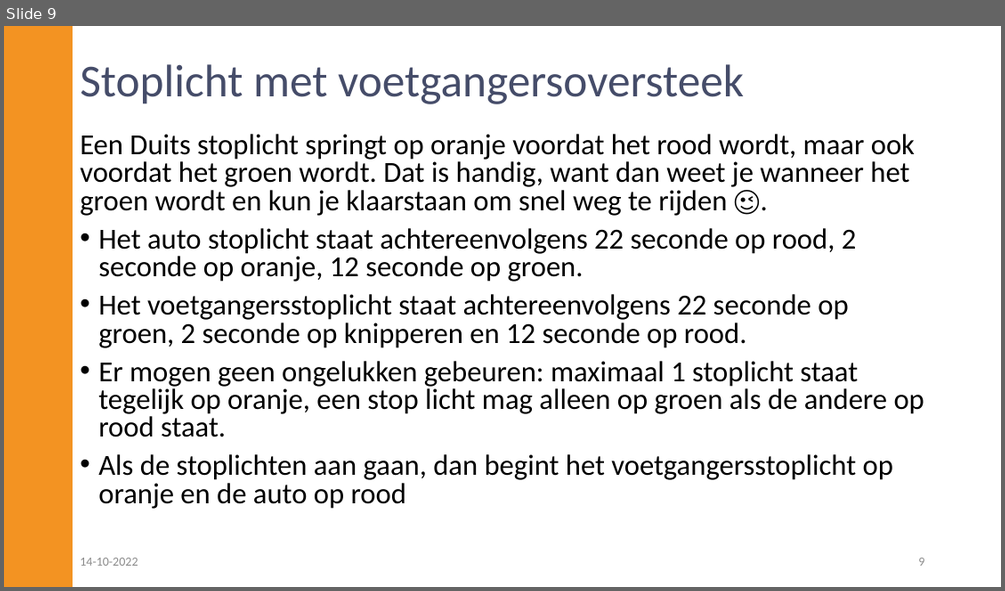
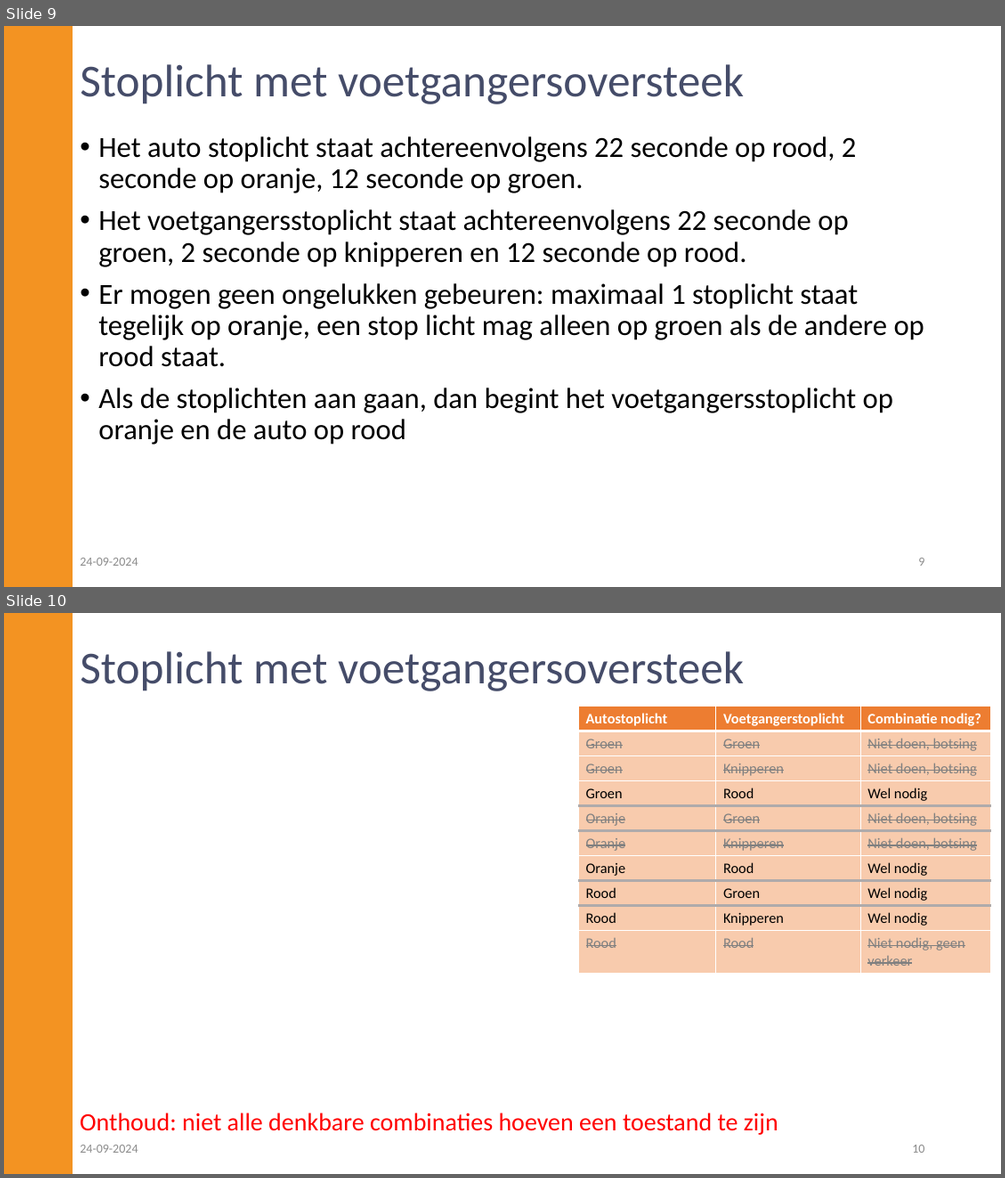
Before and after one commit to emmauscollege/emmauscollege.github.io, a slide deck: methode/static/theorie/robotica/robotica_toestandsdiagrammen_lespresentatie.pptx. Shown one above the other, each under a label of ours: slide 9 before the commit, slides 9 and 10 after it. The pictures are 1005x591 and 1005x1178 pixels, drawn with LibreOffice and Linux fonts; fonts in the diff are those of the drawing. Boxes give left, top, right and bottom in pixels: in the first picture for what was removed or moved away, otherwise in the second. Text is boxed around its words. In the diff, an @@ line names an element or a change of style, - is before the commit and + after.

```diff
--- a/methode/static/theorie/robotica/robotica_toestandsdiagrammen_lespresentatie.pptx
+++ b/methode/static/theorie/robotica/robotica_toestandsdiagrammen_lespresentatie.pptx
@@ slide 10 added at [4,613,1001,1174], background #FFFFFF; not listed: 1 template element that a slide beside it also shows @@
@@ title added at [80,651,744,691], 44 pt, text #454C69 @@
+Stoplicht met voetgangersoversteek
@@ table added at [578,706,990,973], 10 rows, 3 columns @@
+Autostoplicht | Voetgangerstoplicht | Combinatie nodig?
+Groen | Groen | Niet doen, botsing
+Groen | Knipperen | Niet doen, botsing
+Groen | Rood | Wel nodig
+Oranje | Groen | Niet doen, botsing
+Oranje | Knipperen | Niet doen, botsing
+Oranje | Rood | Wel nodig
+Rood | Groen | Wel nodig
+Rood | Knipperen | Wel nodig
+Rood | Rood | Niet nodig, geen verkeer
@@ text added at [80,1112,778,1135], 24 pt, text #FF0000 @@
+Onthoud: niet alle denkbare combinaties hoeven een toestand te zijn
@@ text added at [80,1144,138,1152], 12 pt, text #8C8C8C @@
+24-09-2024
@@ page number added at [912,1144,924,1152], 12 pt, text #8C8C8C @@
+10
@@ slide 9 changed as well @@
@@ text "Het auto stoplicht staat achtereenvolgens ..." at [98,136,924,444]: line spacing 0.8 to 0.9 @@
@@ text at [80,134,914,216]: paragraph removed @@
-Een Duits stoplicht springt op oranje voordat het rood wordt, maar ook voordat het groen wordt. Dat is handig, want dan weet je wanneer het groen wordt en kun je klaarstaan om snel weg te rijden 😉.
@@ text at [80,557,138,565]: text changed @@
-14-10-2022
+24-09-2024
```
Also in this commit, not shown: 31 other slides changed, 2 other slides added.
